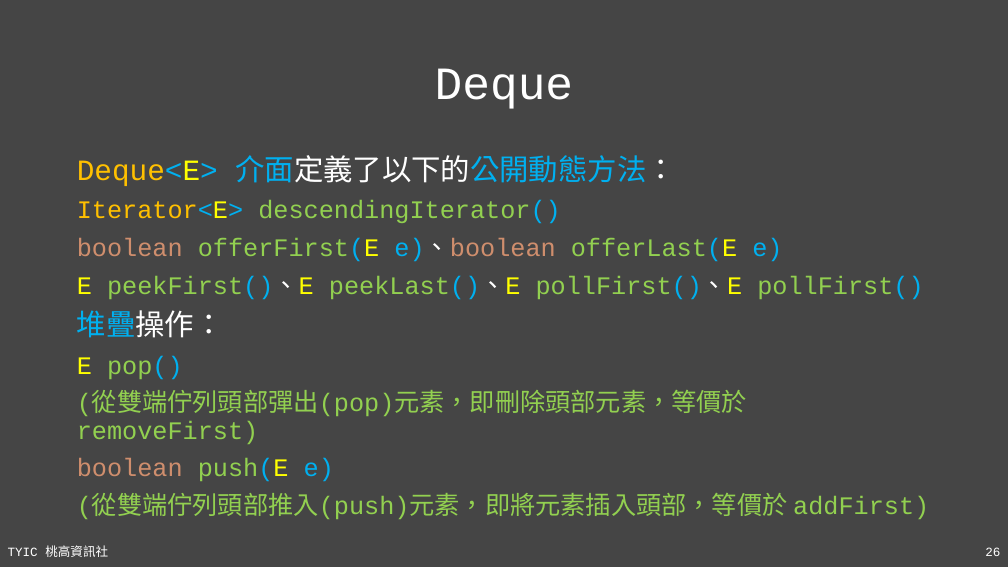
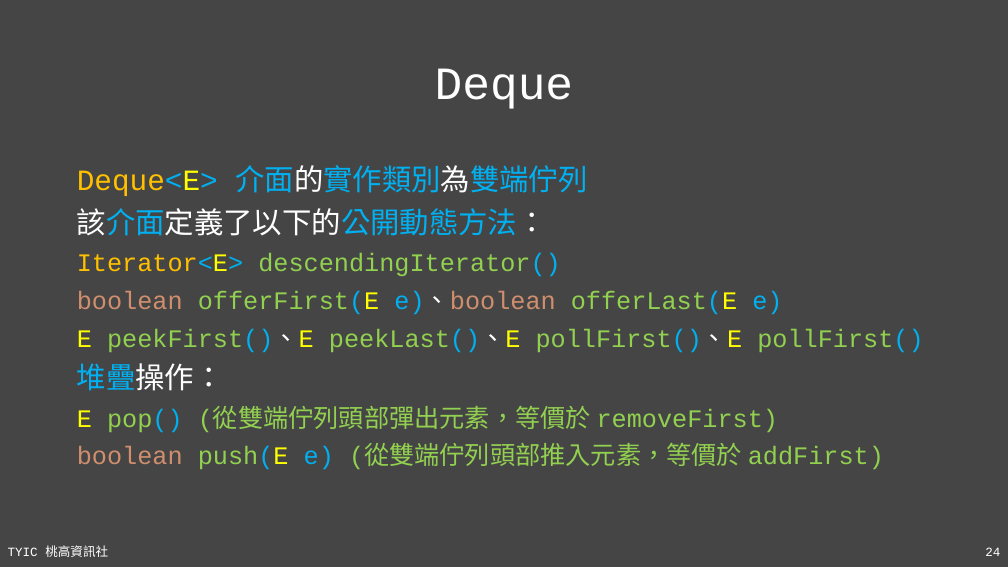
Before and after one commit to TYSHIC/slides, a slide deck: slide 24 of ppt/14_工具類別(2).pptx (slide 26 before the commit). Drawn at 1008x567 pixels with LibreOffice and Linux fonts; fonts in the diff are those of the drawing. Boxes give left, top, right and bottom in pixels: in the first picture for what was removed or moved away, otherwise in the second. Text is boxed around its words. In the diff, an @@ line names an element or a change of style, - is before the commit and + after.

```diff
--- a/ppt/14_工具類別(2).pptx
+++ b/ppt/14_工具類別(2).pptx
@@ text "Deque<E> 介面的實作類別為雙端佇列": place and size @@
-text "Deque<E> 介面的實作類別為雙端佇列" at <box>77,155,929,519</box>
+text "Deque<E> 介面的實作類別為雙端佇列" at <box>77,165,923,469</box>
@@ text at <box>77,165,587,236</box>: text changed @@
-Deque<E> 介面定義了以下的公開動態方法：
+Deque<E> 介面的實作類別為雙端佇列
+該介面定義了以下的公開動態方法：
@@ text at <box>77,408,884,469</box>: text changed @@
-E pop()
-(從雙端佇列頭部彈出(pop)元素，即刪除頭部元素，等價於 removeFirst)
-boolean push(E e)
-(從雙端佇列頭部推入(push)元素，即將元素插入頭部，等價於 addFirst)
+E pop() (從雙端佇列頭部彈出元素，等價於 removeFirst)
+boolean push(E e) (從雙端佇列頭部推入元素，等價於 addFirst)
@@ page number at <box>985,547,1000,556</box>: text changed @@
-26
+24
```
Also in this commit, not shown: 10 other slides changed, 5 slides removed, 23 other files.
